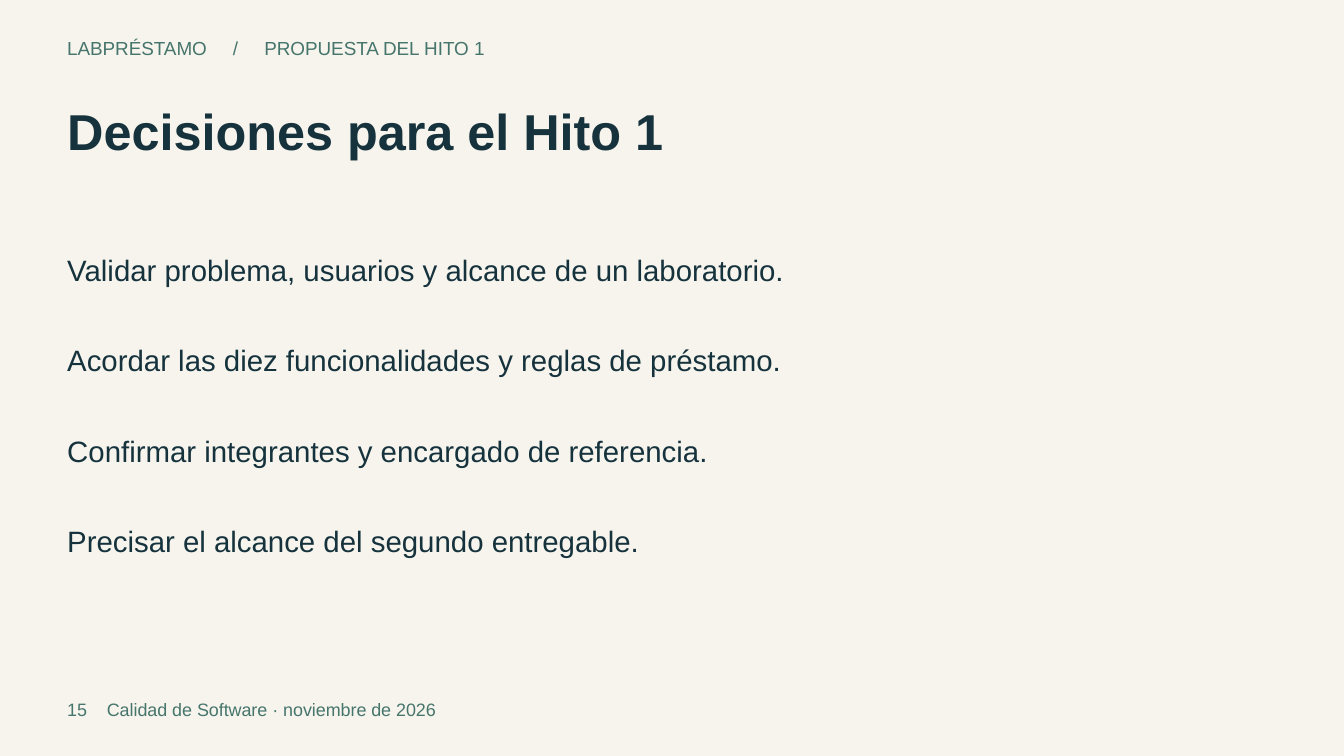
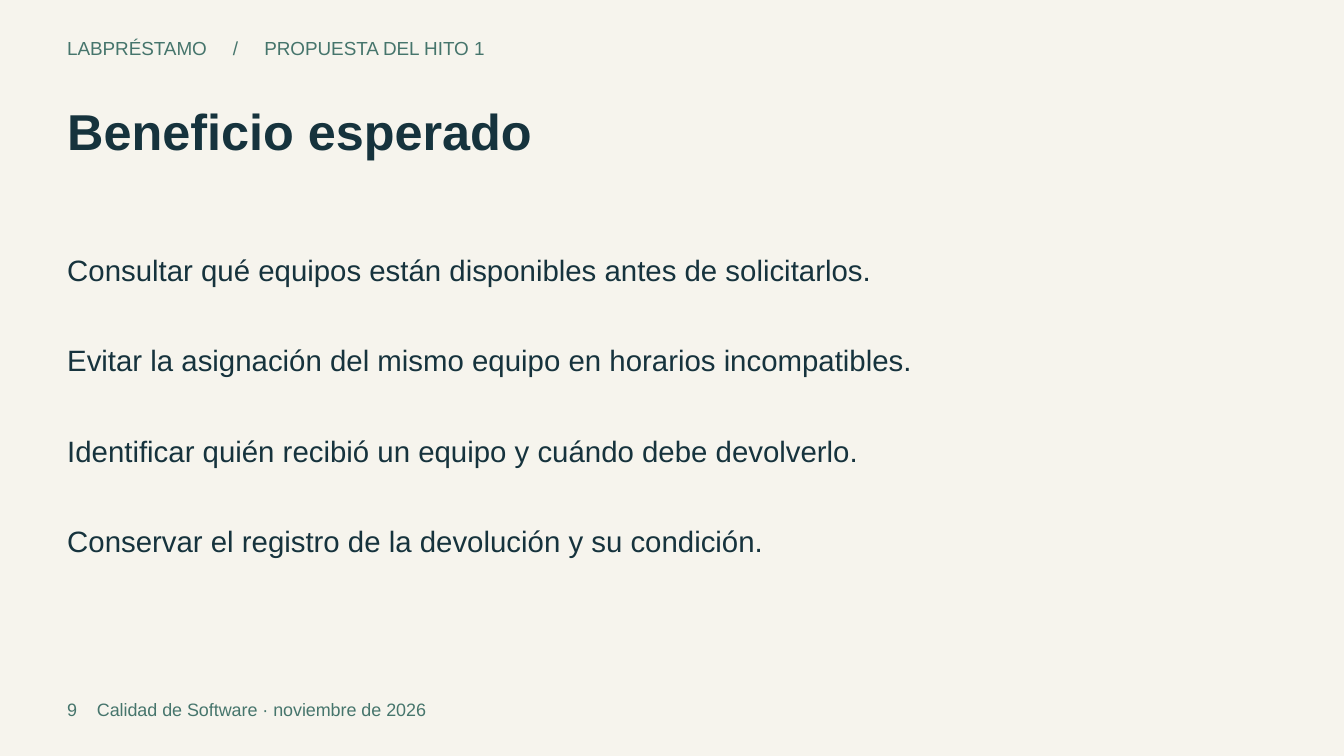
Before and after one commit to Piero-design/LabPrestamo, a slide deck: slide 9 of documentos/LabPrestamo_Hito_1.pptx (slide 15 before the commit). Drawn at 1344x756 pixels with LibreOffice and Linux fonts; fonts in the diff are those of the drawing. Boxes give left, top, right and bottom in pixels: in the first picture for what was removed or moved away, otherwise in the second. Text is boxed around its words. In the diff, an @@ line names an element or a change of style, - is before the commit and + after.

Commit message:
Ajustar al alcance del primer entregable e incorporar mockups

```diff
--- a/documentos/LabPrestamo_Hito_1.pptx
+++ b/documentos/LabPrestamo_Hito_1.pptx
@@ text at <box>67,113,532,160</box>: text changed @@
-Decisiones para el Hito 1
+Beneficio esperado
@@ text at <box>67,259,870,287</box>: text changed @@
-Validar problema, usuarios y alcance de un laboratorio.
+Consultar qué equipos están disponibles antes de solicitarlos.
@@ text at <box>67,349,912,377</box>: text changed @@
-Acordar las diez funcionalidades y reglas de préstamo.
+Evitar la asignación del mismo equipo en horarios incompatibles.
@@ text at <box>67,440,858,467</box>: text changed @@
-Confirmar integrantes y encargado de referencia.
+Identificar quién recibió un equipo y cuándo debe devolverlo.
@@ text at <box>67,530,763,558</box>: text changed @@
-Precisar el alcance del segundo entregable.
+Conservar el registro de la devolución y su condición.
@@ text at <box>67,703,426,716</box>: text changed @@
-15 Calidad de Software · noviembre de 2026
+9 Calidad de Software · noviembre de 2026
```
Also in this commit, not shown: 6 other slides changed, 3 slides added, 8 slides removed, 8 other files.
